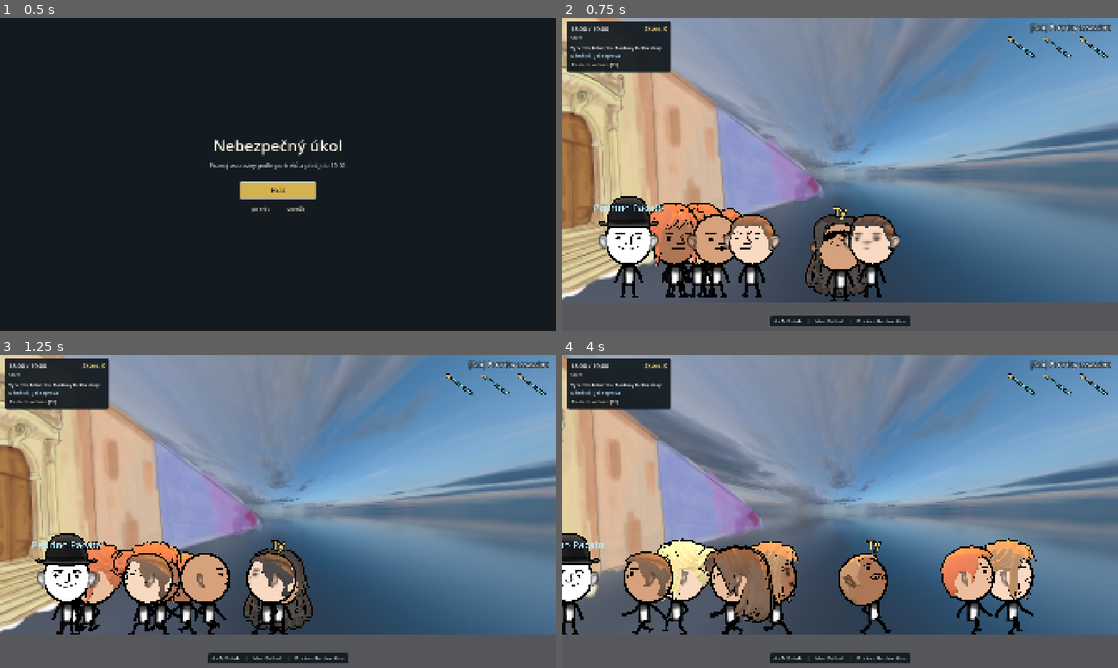
Above: before the commit, frames 1-4 (two rows, left to right).
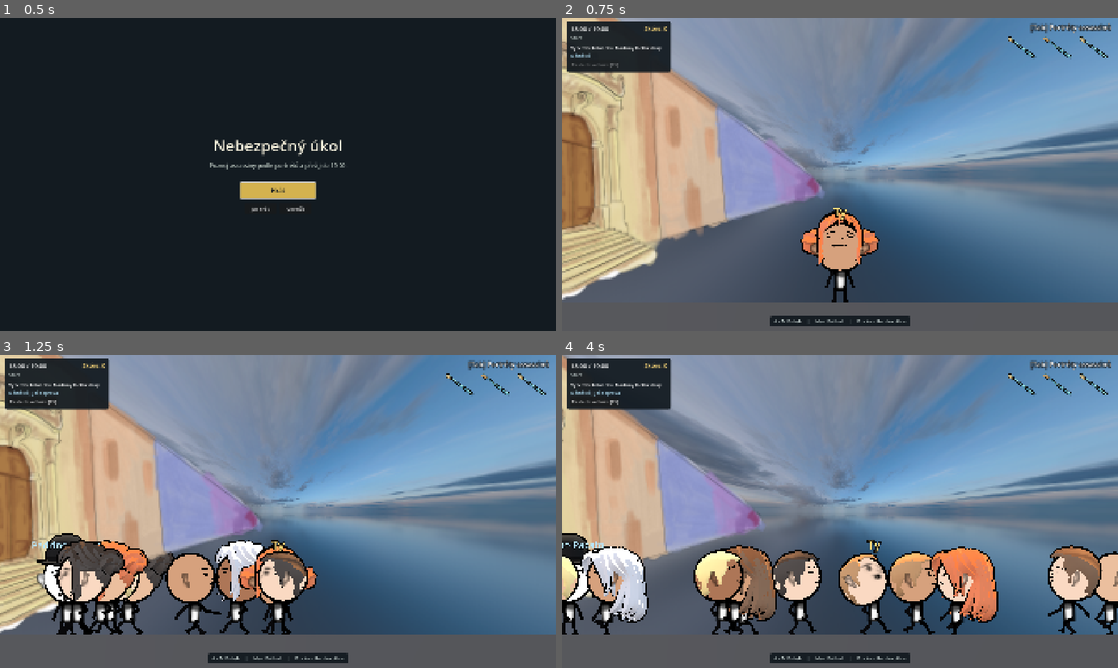
Above: after the commit, the same moments.

Repository: JosefAmbruz/nebezpecny-ukol
Game: Godot game, scene res://src/ui/title_screen.tscn
The game is run twice, just before and just after one commit, with the same random seed, the same clock (stepped at 60 frames per second) and the same inputs.
Inputs (mouse positions are in pixels of both pictures, inside the frame that each line leads up to):
- Up to frame 1 (0.5 s): no input
- Up to frame 2 (0.75 s): click "Hrát" at 0.5 s
- Up to frame 3 (1.25 s): no input
- Up to frame 4 (4 s): click "Restartovat kolo [F5]" at 1.25 s; click "Restartovat kolo [F5]" at 2 s; click "Restartovat kolo [F5]" at 2.75 s; tap Enter at 3.5 s; move the mouse to (962, 495) at 3.52 s; press the mouse at (962, 495) at 3.53 s; hold D (move_right) from 3.53 s (still down)

Frame 1 is identical in both runs. In frame 2, 9.9% of the frame differs, in the area x 0-62%, y 11-91%; in frame 3, 9.7%; in frame 4, 17%, in the area x 0-100%, y 58-90%.

Commit message:
Add quest item icons and expand NPC lists
Show balloon and battery icons in the HUD as quest items are collected, relabel the assassin list as company employees, and increase civilian and assassin counts across the world. Adds the corresponding item art.

Diff:
--- a/src/ui/assassin_list_ui.tscn
+++ b/src/ui/assassin_list_ui.tscn
@@ -116,8 +116,9 @@
 unique_name_in_owner = true
 layout_mode = 2
 size_flags_horizontal = 3
-theme_override_font_sizes/font_size = 28
-text = "Hledaní assassini"
+theme_override_font_sizes/font_size = 22
+text = "Seznam zaměstnanců společnosti"
+autowrap_mode = 2
 
 [node name="CountLabel" type="Label" parent="PhoneRoot/ListPanel/MarginContainer/VBoxContainer/HeaderRow"]
 unique_name_in_owner = true
--- a/src/ui/game_hud.gd
+++ b/src/ui/game_hud.gd
@@ -11,6 +11,9 @@
 @onready var _level_label: Label = %LevelLabel
 @onready var _quest_label: Label = %QuestLabel
 @onready var _quest_route: Label = %QuestRoute
+@onready var _quest_items_row: HBoxContainer = %QuestItemsRow
+@onready var _balloon_icon: TextureRect = %BalloonIcon
+@onready var _battery_icon: TextureRect = %BatteryIcon
 @onready var _toothbrush_container: HBoxContainer = %ToothbrushContainer
 @onready var _end_game_panel: Control = %EndGamePanel
 @onready var _end_title_label: Label = %EndTitleLabel
@@ -109,6 +112,12 @@
 	else:
 		_quest_label.text = "Vyzvedni balónek u Madriny Metticulosy"
 		_quest_level_id = 1
+	if _balloon_icon:
+		_balloon_icon.visible = has_balloon
+	if _battery_icon:
+		_battery_icon.visible = has_battery
+	if _quest_items_row:
+		_quest_items_row.visible = has_balloon or has_battery
 	_update_quest_route()
 
 
--- a/src/ui/game_hud.tscn
+++ b/src/ui/game_hud.tscn
@@ -1,6 +1,8 @@
 [gd_scene format=3]
 
 [ext_resource type="Script" path="res://src/ui/game_hud.gd" id="1_hud"]
+[ext_resource type="Texture2D" path="res://assets/misc/baloon.png" id="2_baloon"]
+[ext_resource type="Texture2D" path="res://assets/misc/aaa_batery.png" id="3_battery"]
 
 [sub_resource type="InputEventKey" id="InputEventKey_restart"]
 keycode = 4194336
@@ -103,6 +105,30 @@
 theme_override_colors/font_color = Color(0.72, 0.91, 1, 1)
 text = "Náměstí"
 
+[node name="QuestItemsRow" type="HBoxContainer" parent="TopLeftPanel/MarginContainer/VBoxContainer"]
+unique_name_in_owner = true
+visible = false
+layout_mode = 2
+theme_override_constants/separation = 12
+
+[node name="BalloonIcon" type="TextureRect" parent="TopLeftPanel/MarginContainer/VBoxContainer/QuestItemsRow"]
+unique_name_in_owner = true
+visible = false
+custom_minimum_size = Vector2(56, 56)
+layout_mode = 2
+texture = ExtResource("2_baloon")
+expand_mode = 1
+stretch_mode = 5
+
+[node name="BatteryIcon" type="TextureRect" parent="TopLeftPanel/MarginContainer/VBoxContainer/QuestItemsRow"]
+unique_name_in_owner = true
+visible = false
+custom_minimum_size = Vector2(56, 56)
+layout_mode = 2
+texture = ExtResource("3_battery")
+expand_mode = 1
+stretch_mode = 5
+
 [node name="Restart" type="Button" parent="TopLeftPanel/MarginContainer/VBoxContainer"]
 unique_name_in_owner = true
 layout_mode = 2
--- a/src/world.tscn
+++ b/src/world.tscn
@@ -58,6 +58,8 @@
 
 [node name="World" type="Node3D" unique_id=1484689679]
 script = ExtResource("8_world")
+total_assassins = 16
+quest_assassins = 3
 background_music = ExtResource("2_5xesp")
 
 [node name="DirectionalLight3D" type="DirectionalLight3D" parent="." unique_id=540334264]
@@ -87,6 +89,7 @@
 [node name="Level1" type="Node3D" parent="Levels" unique_id=688422837 node_paths=PackedStringArray("left_bound", "right_bound", "quest_npc_spawn")]
 script = ExtResource("11_zone")
 level_name = "Start"
+civilian_count = 8
 left_bound = NodePath("LeftBound")
 right_bound = NodePath("RightBound")
 quest_npc_spawn = NodePath("QuestNpcSpawn")
@@ -115,7 +118,7 @@
 script = ExtResource("11_zone")
 level_id = 1
 level_name = "Náměstí"
-civilian_count = 5
+civilian_count = 10
 left_bound = NodePath("LeftBound")
 right_bound = NodePath("RightBound")
 quest_npc_spawn = NodePath("QuestNpcSpawn")
@@ -145,7 +148,7 @@
 script = ExtResource("11_zone")
 level_id = 2
 level_name = "Park"
-civilian_count = 5
+civilian_count = 7
 left_bound = NodePath("LeftBound")
 right_bound = NodePath("RightBound")
 quest_npc_spawn = NodePath("QuestNpcSpawn")
Binary file added: assets/misc/aaa_batery.png
Not shown, added: assets/misc/aaa_batery.png.import
Binary file added: assets/misc/baloon.png
Not shown, added: assets/misc/baloon.png.import
Not shown, added: assets/misc/baloon.png-autosave.kra
Not shown, added: assets/misc/baloon.png~
